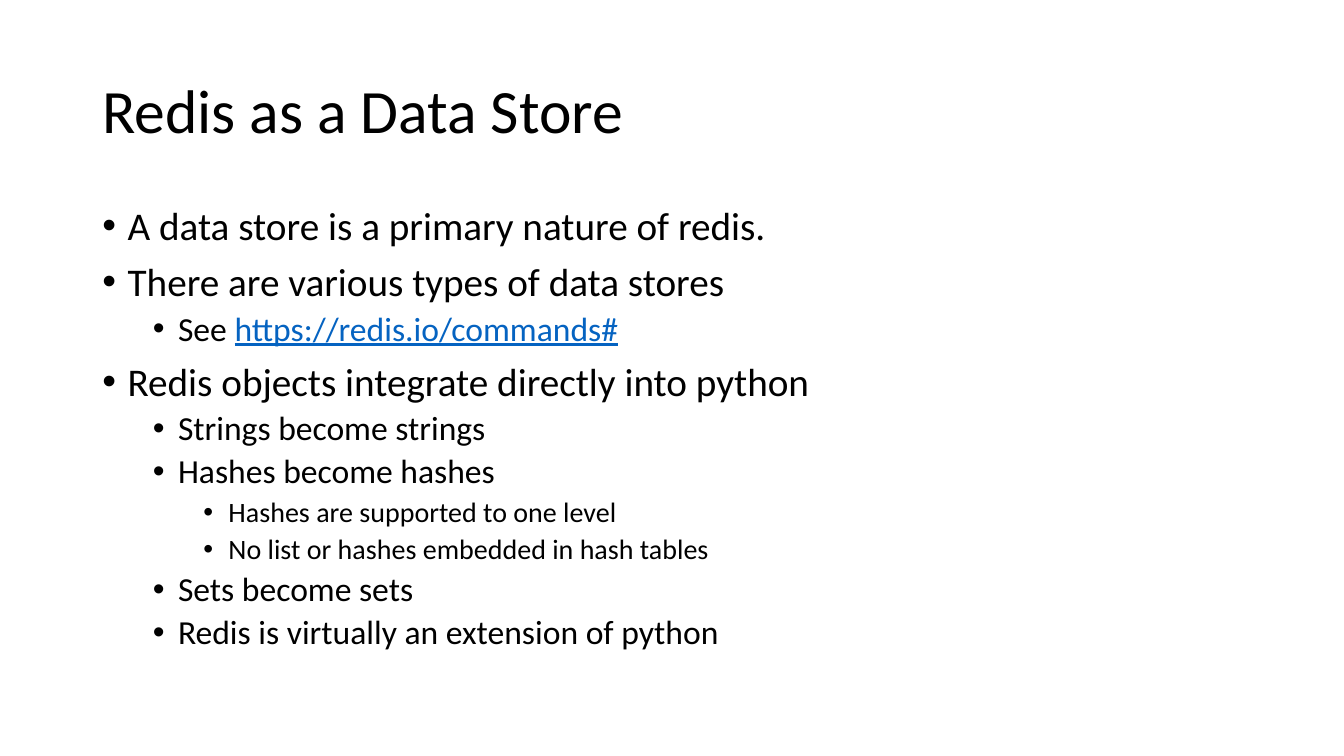
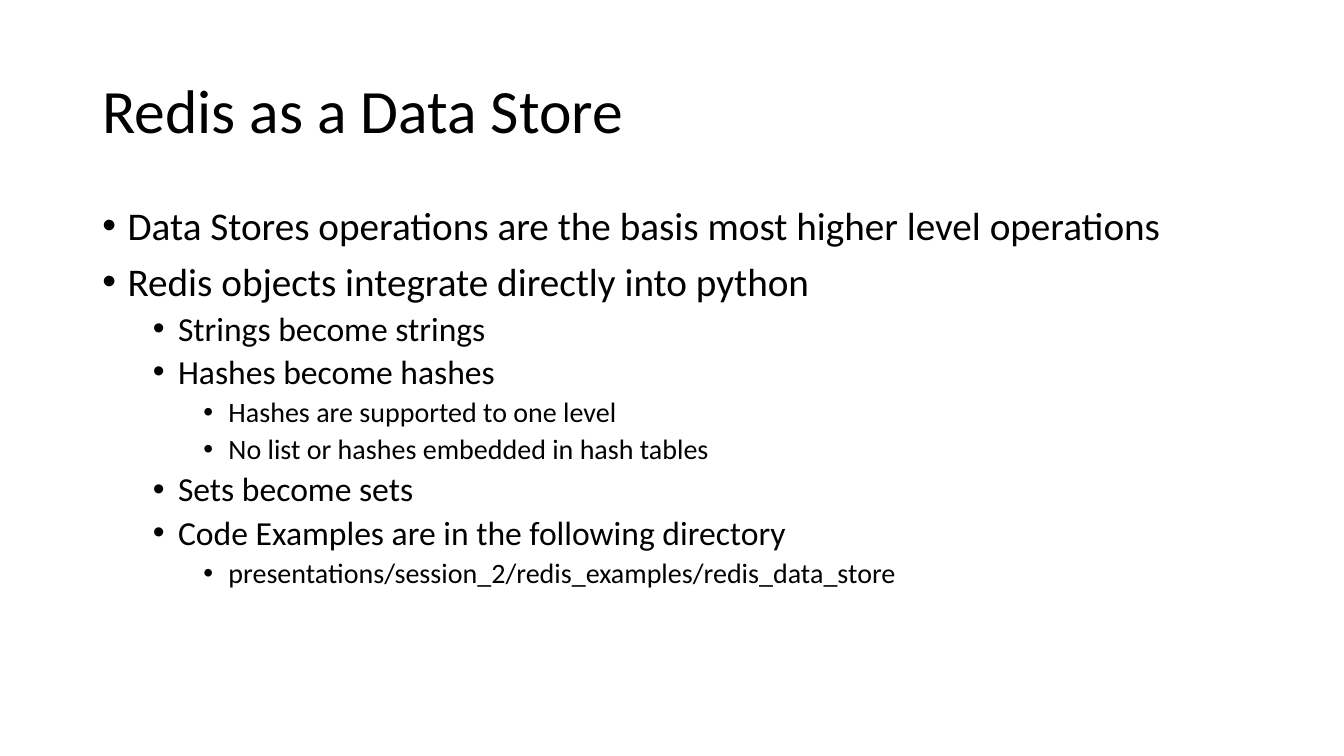
Before and after one commit to NanoDataCenter/nano_data_center, a slide deck: slide 11 of presentations/session_2/Redis Data Base.pptx (slide 15 before the commit). Drawn at 1344x756 pixels with LibreOffice and Linux fonts; fonts in the diff are those of the drawing. Boxes give left, top, right and bottom in pixels: in the first picture for what was removed or moved away, otherwise in the second. Text is boxed around its words. In the diff, an @@ line names an element or a change of style, - is before the commit and + after.

```diff
--- a/presentations/session_2/Redis Data Base.pptx
+++ b/presentations/session_2/Redis Data Base.pptx
@@ text at (128, 212, 1160, 247): text changed @@
-• A data store is a primary nature of redis.
-• There are various types of data stores
-  • See https://redis.io/commands#
+• Data Stores operations are the basis most higher level operations
@@ text at (178, 521, 895, 588): text changed; size 24 to 20 pt @@
-  • Redis is virtually an extension of python
+  • Code Examples are in the following directory
+    • presentations/session_2/redis_examples/redis_data_store
```
Also in this commit, not shown: 4 other slides changed, 17 slides added, 15 slides removed, 19 other files.
